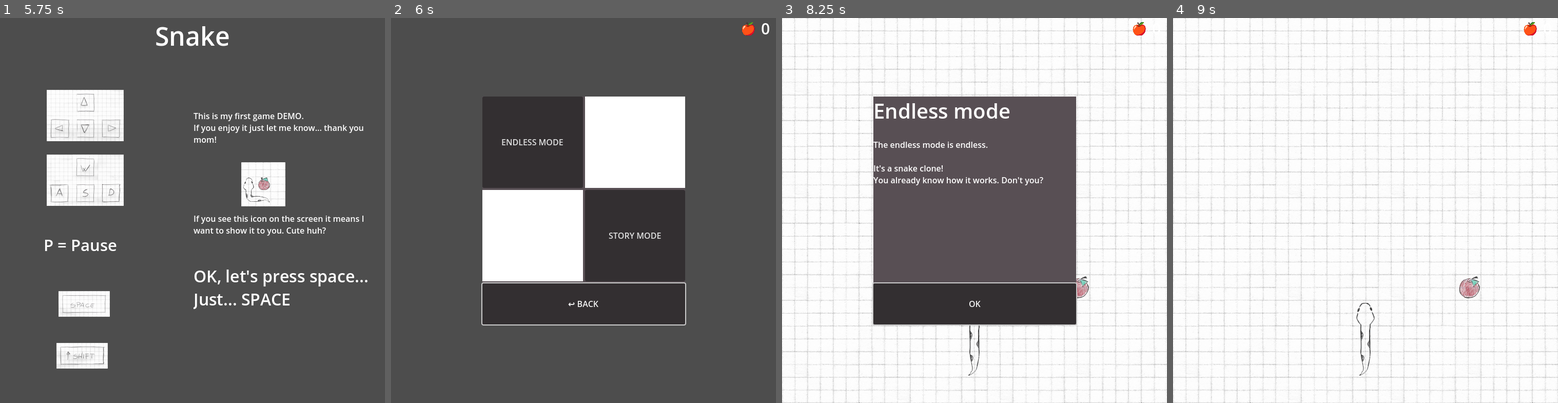
Above: before the commit, frames 1-4 (left to right).
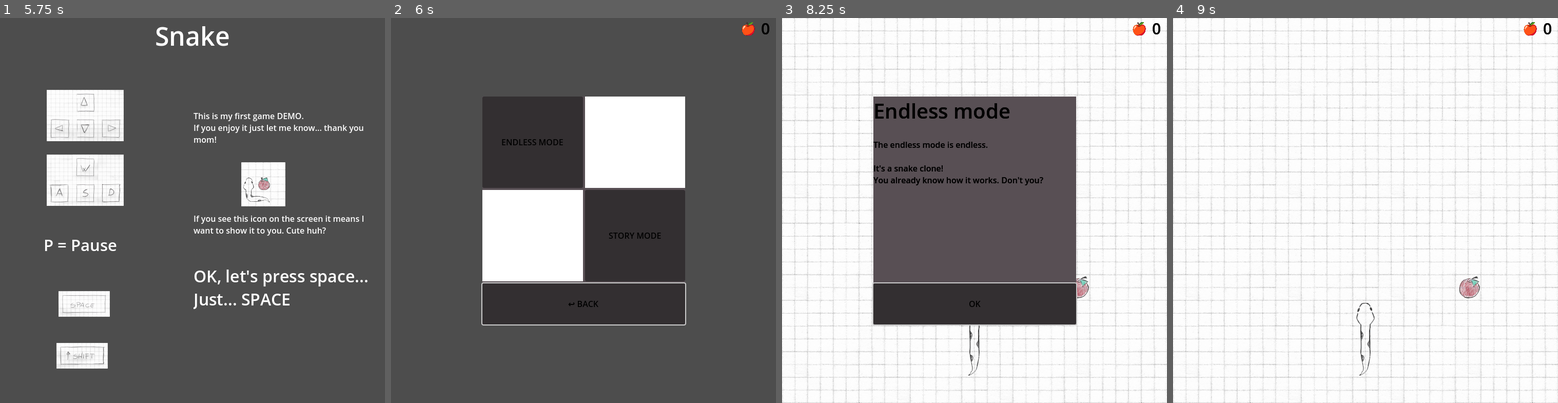
Above: after the commit, the same moments.

Repository: patribu7/It_is_a_snake_clone
Game: Godot game, scene res://scene/main/main.tscn
Two runs of this game, one before a commit and one after it. Both use one fixed random seed, a clock stepped at 60 frames per second and the inputs below.
Inputs:
- Up to frame 1 (5.75 s): tap Enter at 0.5 s; hold Right (move_right) 0.53-1.28 s; tap Space (Space) every 0.75 s from 0.6 to 5.1 s; hold Escape (back) 1.28-2.03 s; hold Right (move_right) 2.03-2.78 s; hold Up (move_up) 2.78-3.53 s; hold Left (move_left) 3.53-5.03 s; hold Escape (back) from 5.03 s (still down)
- Up to frame 2 (6 s): tap Space (Space) at 5.75, 5.85 s; release Escape (back) at 5.78 s; hold Right (move_right) from 5.78 s (still down)
- Up to frame 3 (8.25 s): release Right (move_right) at 6.5 s; click "NEW GAME" at 6.5 s; click "NEW GAME" at 7.25 s; click "ENDLESS MODE" at 8 s
- Up to frame 4 (9 s): click "OK" at 8.75 s

Frame 1 is identical in both runs. In frame 2, 0.3% of the frame differs, in the area x 28-99%, y 1-76%; in frame 3, 1.3%, in the area x 23-99%, y 1-76%; in frame 4, less than 0.1%.

Commit message:
Add theme for label
Add font black for now

Diff:
--- /dev/null
+++ b/assets/tres/theme.tres
@@ -0,0 +1,66 @@
+[gd_resource type="Theme" format=3 uid="uid://osp3cmlsbr4d"]
+
+[resource]
+Button/colors/font_color = Color(0, 0, 0, 1)
+Button/colors/font_disabled_color = Color(0, 0, 0, 1)
+Button/colors/font_focus_color = Color(0, 0, 0, 1)
+Button/colors/font_hover_color = Color(0, 0, 0, 1)
+Button/colors/font_hover_pressed_color = Color(0, 0, 0, 1)
+Button/colors/font_outline_color = Color(0, 0, 0, 1)
+Button/colors/font_pressed_color = Color(0, 0, 0, 1)
+Button/colors/icon_disabled_color = Color(0, 0, 0, 1)
+Button/colors/icon_focus_color = Color(0, 0, 0, 1)
+Button/colors/icon_hover_color = Color(0, 0, 0, 1)
+Button/colors/icon_hover_pressed_color = Color(0, 0, 0, 1)
+Button/colors/icon_normal_color = Color(0, 0, 0, 1)
+Button/colors/icon_pressed_color = Color(0, 0, 0, 1)
+Button/constants/h_separation = 0
+Button/constants/icon_max_width = 0
+Button/constants/outline_size = 0
+Button/font_sizes/font_size = 16
+Button/fonts/font = null
+Button/styles/disabled = null
+Button/styles/focus = null
+Button/styles/hover = null
+Button/styles/normal = null
+Button/styles/pressed = null
+Label/colors/font_color = Color(0, 0, 0, 1)
+Label/colors/font_outline_color = Color(0, 0, 0, 1)
+Label/colors/font_shadow_color = Color(0, 0, 0, 1)
+Label/constants/line_spacing = 0
+Label/constants/outline_size = 0
+Label/constants/shadow_offset_x = 0
+Label/constants/shadow_offset_y = 0
+Label/constants/shadow_outline_size = 0
+Label/font_sizes/font_size = 16
+Label/fonts/font = null
+Label/styles/normal = null
+RichTextLabel/colors/default_color = Color(0, 0, 0, 1)
+RichTextLabel/colors/font_outline_color = Color(0, 0, 0, 1)
+RichTextLabel/colors/font_selected_color = Color(0, 0, 0, 1)
+RichTextLabel/colors/font_shadow_color = Color(0, 0, 0, 1)
+RichTextLabel/colors/selection_color = Color(0, 0, 0, 1)
+RichTextLabel/colors/table_border = Color(0, 0, 0, 1)
+RichTextLabel/colors/table_even_row_bg = Color(0, 0, 0, 1)
+RichTextLabel/colors/table_odd_row_bg = Color(0, 0, 0, 1)
+RichTextLabel/constants/line_separation = 0
+RichTextLabel/constants/outline_size = 0
+RichTextLabel/constants/shadow_offset_x = 0
+RichTextLabel/constants/shadow_offset_y = 0
+RichTextLabel/constants/shadow_outline_size = 0
+RichTextLabel/constants/table_h_separation = 0
+RichTextLabel/constants/table_v_separation = 0
+RichTextLabel/constants/text_highlight_h_padding = 0
+RichTextLabel/constants/text_highlight_v_padding = 0
+RichTextLabel/font_sizes/bold_font_size = 16
+RichTextLabel/font_sizes/bold_italics_font_size = 16
+RichTextLabel/font_sizes/italics_font_size = 16
+RichTextLabel/font_sizes/mono_font_size = 16
+RichTextLabel/font_sizes/normal_font_size = 16
+RichTextLabel/fonts/bold_font = null
+RichTextLabel/fonts/bold_italics_font = null
+RichTextLabel/fonts/italics_font = null
+RichTextLabel/fonts/mono_font = null
+RichTextLabel/fonts/normal_font = null
+RichTextLabel/styles/focus = null
+RichTextLabel/styles/normal = null
--- a/scene/gui/gui.tscn
+++ b/scene/gui/gui.tscn
@@ -1,5 +1,6 @@
-[gd_scene load_steps=4 format=3 uid="uid://cs4n5mfl2f6sj"]
-
+[gd_scene load_steps=5 format=3 uid="uid://cs4n5mfl2f6sj"]
+
+[ext_resource type="Theme" uid="uid://osp3cmlsbr4d" path="res://assets/tres/theme.tres" id="1_otfa5"]
 [ext_resource type="Script" path="res://scene/gui/gui.gd" id="1_w5dbx"]
 [ext_resource type="Script" path="res://scene/gui/menu.gd" id="2_2e13r"]
 [ext_resource type="PackedScene" uid="uid://dr85gwailnjvj" path="res://scene/gui/btn_exp.tscn" id="3_to2iy"]
@@ -12,6 +13,7 @@
 grow_horizontal = 2
 grow_vertical = 2
 mouse_filter = 2
+theme = ExtResource("1_otfa5")
 script = ExtResource("1_w5dbx")
 
 [node name="HUD" type="Control" parent="."]
